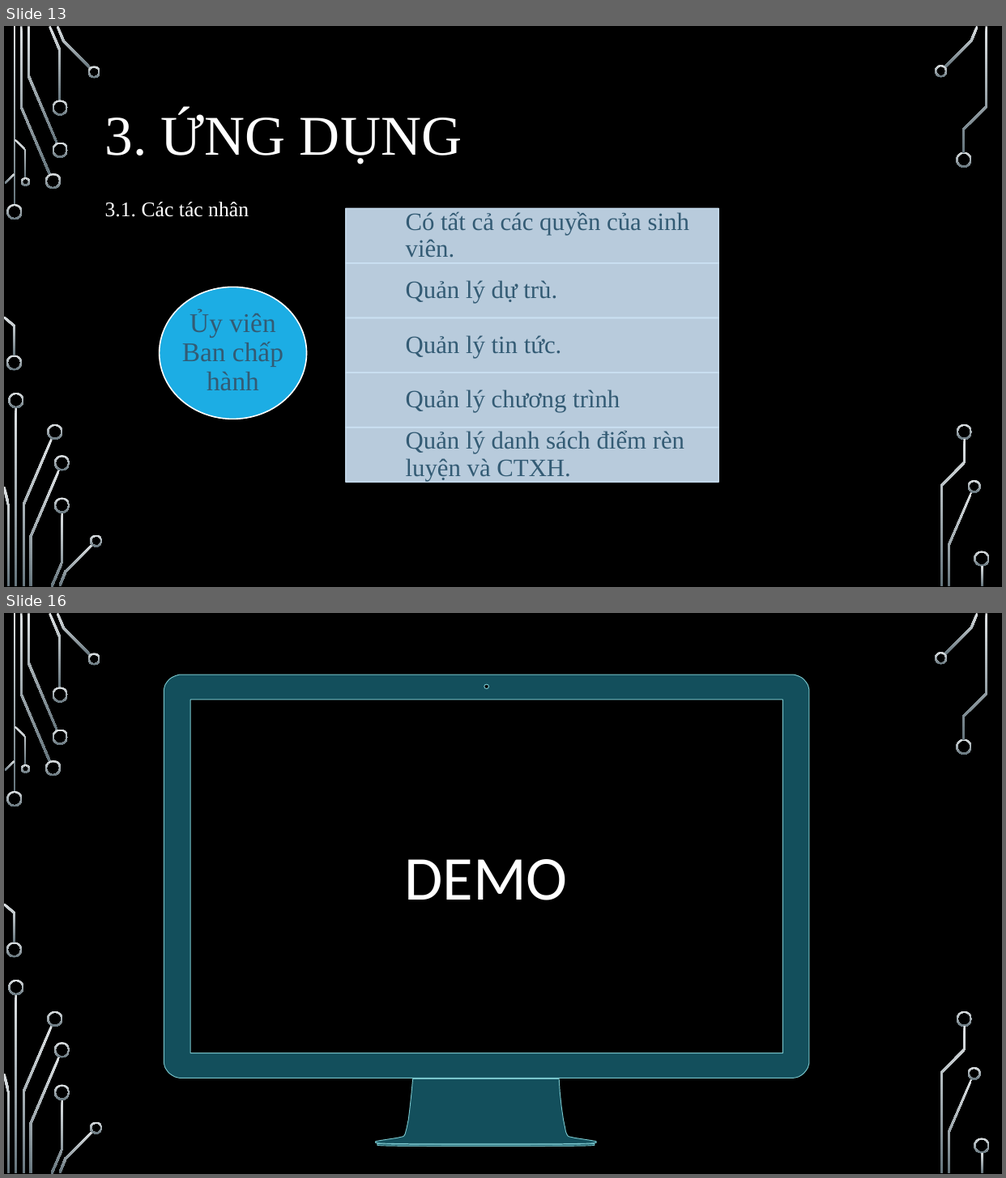
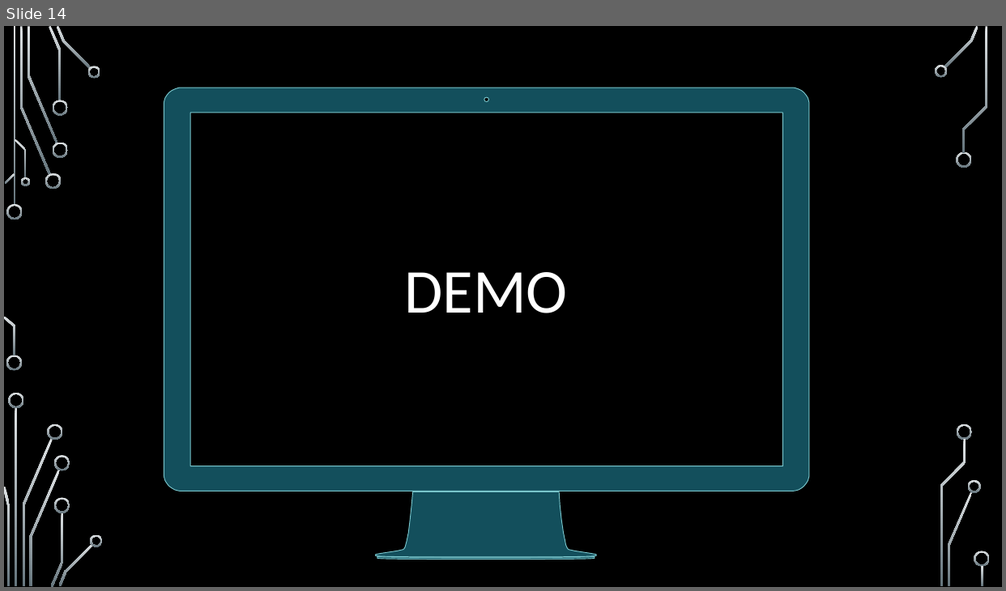
Before and after one commit to kiet1022/DoanHoiIT, a slide deck: FileBC/SlideBaoCaoVer2NotComplete.pptx. Shown one above the other, each under a label of ours: slides 13 and 16 before the commit, slide 14 after it; the slides between them are not shown. The pictures are 1006x1178 and 1006x591 pixels, drawn with LibreOffice and Linux fonts; fonts in the diff are those of the drawing; background and template pictures are left out. Boxes give left, top, right and bottom in pixels: in the first picture for what was removed or moved away, otherwise in the second. Text is boxed around its words. In the diff, an @@ line names an element or a change of style, - is before the commit and + after.

```diff
--- a/FileBC/SlideBaoCaoVer2NotComplete.pptx
+++ b/FileBC/SlideBaoCaoVer2NotComplete.pptx
@@ slide 13 removed at (x1=4, y1=26, x2=1002, y2=587), background picture (left out); not listed: 36 template elements that a slide beside it also shows @@
@@ title removed at (x1=105, y1=111, x2=462, y2=165) @@
-3. ỨNG DỤNG
@@ text removed at (x1=105, y1=202, x2=249, y2=217) @@
-3.1. Các tác nhân
@@ group removed at (x1=159, y1=209, x2=719, y2=483): 6 texts, 5 rectangles, 1 ellipse @@
-Có tất cả các quyền của sinh viên.
-Quản lý dự trù.
-Quản lý tin tức.
-Quản lý chương trình
-Quản lý danh sách điểm rèn luyện và CTXH.
-Ủy viên Ban chấp hành
@@ what was slide 16 is now slide 14 @@
```
Also in this commit, not shown: 12 slides changed, 5 slides added, 6 other slides removed.
